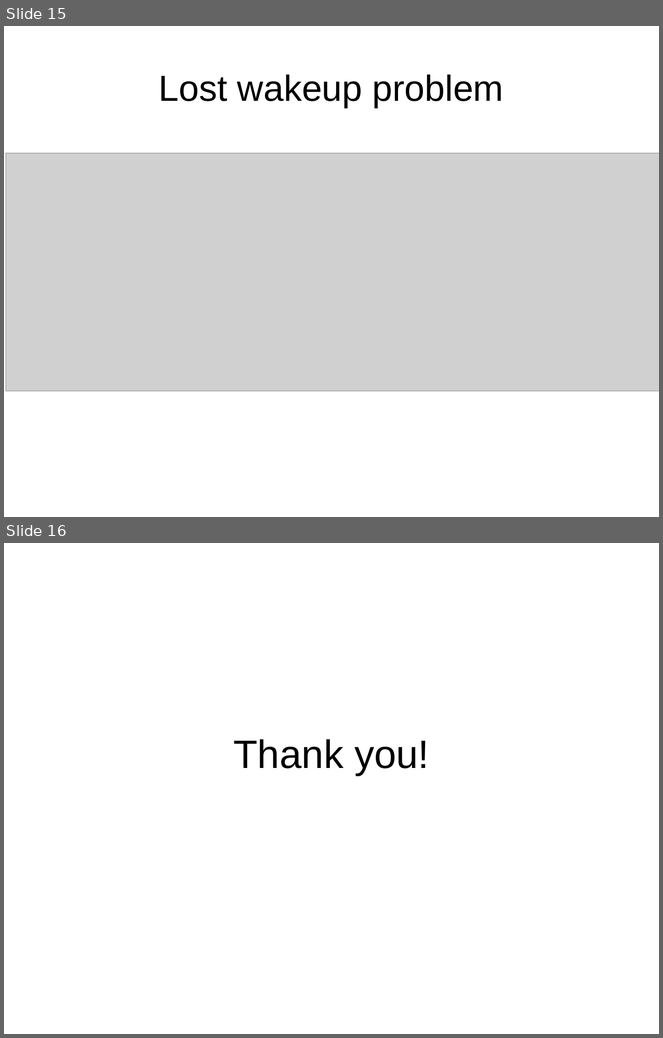
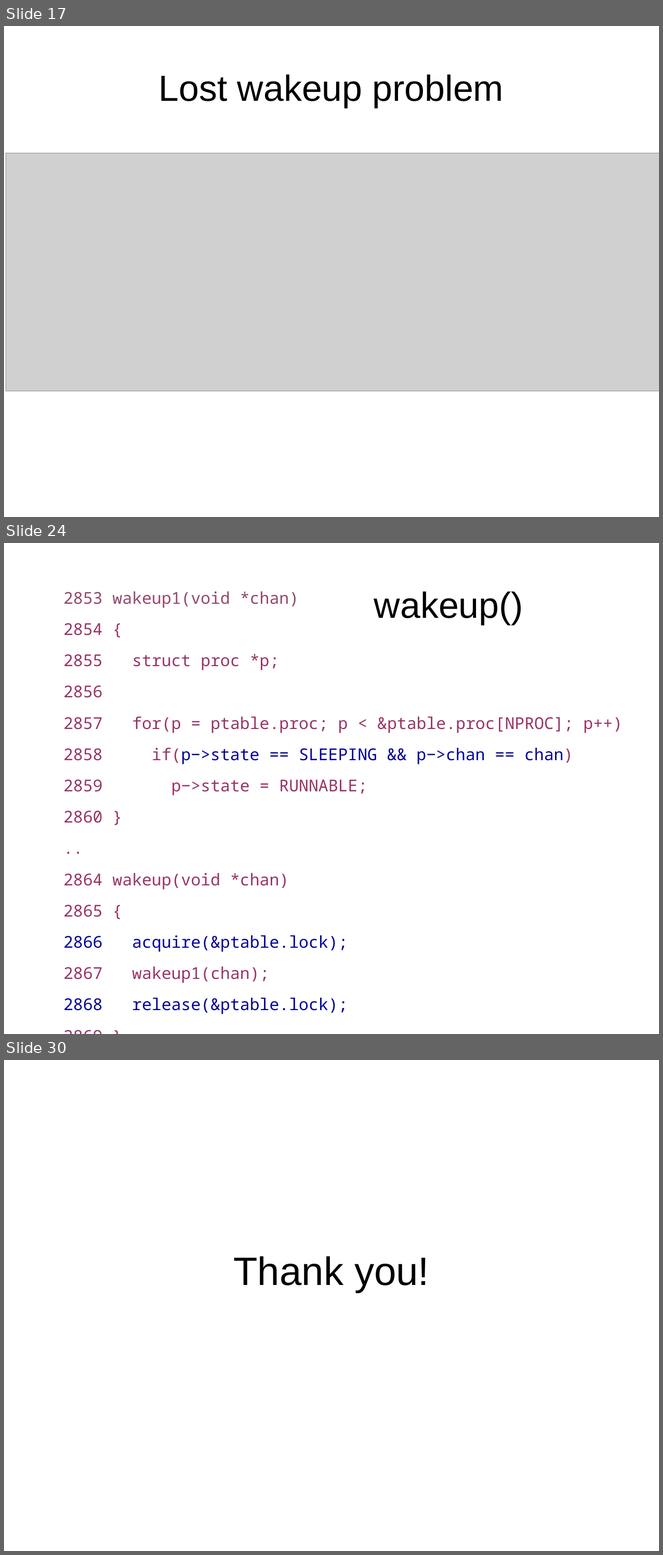
Before and after one commit to antonburtsev/cs5460, a slide deck: lectures/lecture16-locking-part2/lecture16-locking-part2.odp. Shown one above the other, each under a label of ours: slides 15 and 16 before the commit, slides 17, 24 and 30 after it; the slides between them are not shown. The pictures are 663x1038 and 663x1555 pixels, drawn with LibreOffice and Linux fonts; fonts in the diff are those of the drawing; grey boxes stand for pictures. Boxes give left, top, right and bottom in pixels: in the first picture for what was removed or moved away, otherwise in the second. Text is boxed around its words. In the diff, an @@ line names an element or a change of style, - is before the commit and + after.

```diff
--- a/lectures/lecture16-locking-part2/lecture16-locking-part2.odp
+++ b/lectures/lecture16-locking-part2/lecture16-locking-part2.odp
@@ slide 24 added at <box>4,543,659,1034</box>, background #FFFFFF @@
@@ text added at <box>63,591,622,1015</box>, 19.8 pt, text #993366 @@
+2853 wakeup1(void *chan)
+2854 {
+2855 struct proc *p;
+2856
+2857 for(p = ptable.proc; p < &ptable.proc[NPROC]; p++)
+2858 if(p−>state == SLEEPING && p−>chan == chan)
+2859 p−>state = RUNNABLE;
+2860 }
+..
+2864 wakeup(void *chan)
+2865 {
+2866 acquire(&ptable.lock);
+2867 wakeup1(chan);
+2868 release(&ptable.lock);
+2869 }
@@ title added at <box>374,591,523,625</box>, 44 pt, text #000000 @@
+wakeup()
@@ what was slide 15 is now slide 17 @@
@@ what was slide 16 is now slide 30 @@
```
Also in this commit, not shown: 4 slides changed, 13 other slides added, 2 other files.
